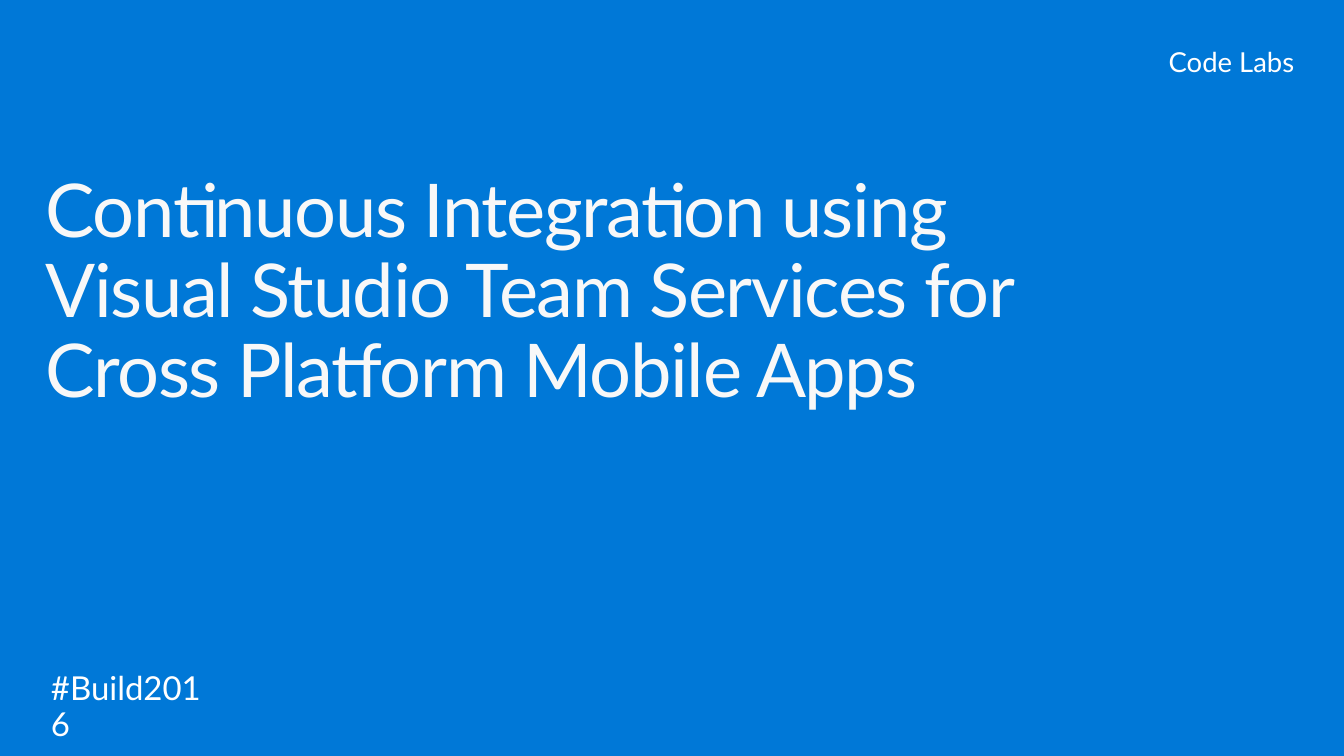
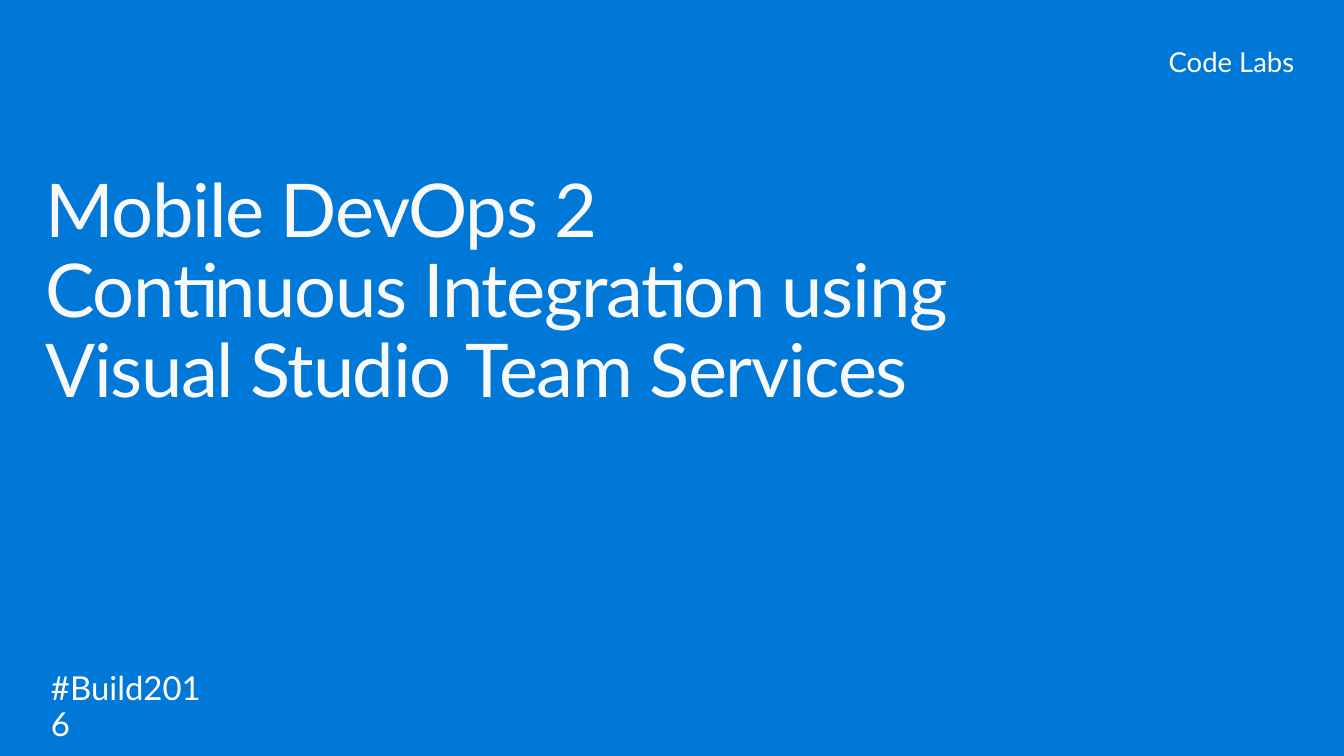
Before and after one commit to sriramdasbalaji/CodeLabs-MobileDevOps, a slide deck: slide 3 of Module2-CI/Slides/Mobile DevOps Module 2.pptx. Drawn at 1344x756 pixels with LibreOffice and Linux fonts; fonts in the diff are those of the drawing; background and template pictures are left out. Boxes give left, top, right and bottom in pixels: in the first picture for what was removed or moved away, otherwise in the second. Text is boxed around its words. In the diff, an @@ line names an element or a change of style, - is before the commit and + after.

```diff
--- a/Module2-CI/Slides/Mobile DevOps Module 2.pptx
+++ b/Module2-CI/Slides/Mobile DevOps Module 2.pptx
@@ title at bbox=[45, 182, 948, 398]: text changed @@
-Continuous Integration using Visual Studio Team Services for Cross Platform Mobile Apps
+Mobile DevOps 2
+Continuous Integration using Visual Studio Team Services
```
Also in this commit, not shown: 2 slides added, 44 slides removed, 2 other files.
